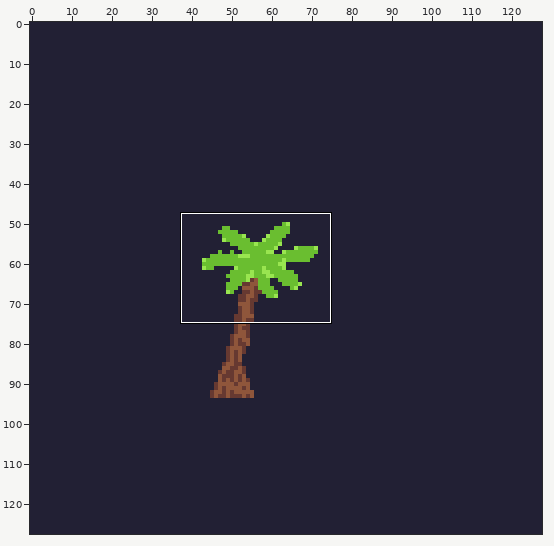
Pixel-art file: Palm_Tree.aseprite. The picture above shows the old version from afar; the outline marks the close-up.
Close-up. Earlier state:
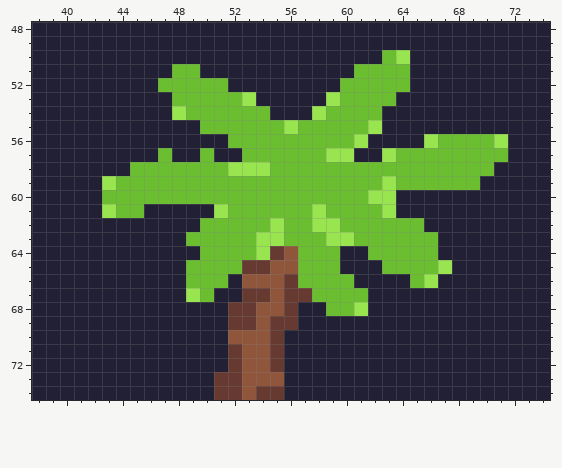
128x128 pixels, 1 frame. Shown: x 38..74, y 48..74.
After:
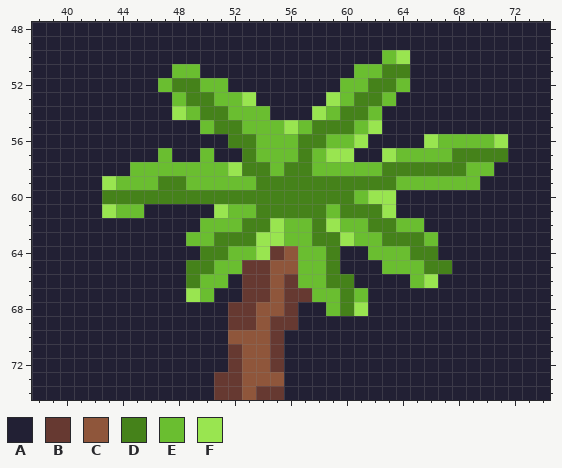
Palette (. is transparent): A #222034  B #663931  C #8f563b  D #45821a  E #6abe30  F #99e550
Changes in this commit:
--- layers "Layer 2", "Layer 1"
@@ x 38..74 @@
 50 AAAAAAAAAAAAAAAAAAAAAAAAAEFAAAAAAAAAA
-51 AAAAAAAAAAEEAAAAAAAAAAAEEEEAAAAAAAAAA
-52 AAAAAAAAAEEEEEAAAAAAAAEEEEEAAAAAAAAAA
-53 AAAAAAAAAAEEEEEFAAAAAFEEEEAAAAAAAAAAA
-54 AAAAAAAAAAFEEEEEEAAAFEEEEAAAAAAAAAAAA
-55 AAAAAAAAAAAAEEEEEEFEEEEEFAAAAAAAAAAAA
-56 AAAAAAAAAAAAAAEEEEEEEEEFAAAAFEEEEFAAA
-57 AAAAAAAAAEAAEAAEEEEEEFFAAFEEEEEEEEAAA
-58 AAAAAAAEEEEEEEFFFEEEEEEEEEEEEEEEEAAAA
-59 AAAAAFEEEEEEEEEEEEEEEEEEEFEEEEEEAAAAA
-60 AAAAAEEEEEEEEEEEEEEEEEEEFFAAAAAAAAAAA
-61 AAAAAFEEAAAAAFEEEEEEFEEEEFAAAAAAAAAAA
-62 AAAAAAAAAAAAEEEEEFEEFFEEEEEEAAAAAAAAA
-63 AAAAAAAAAAAEEEEEFFEEEFFEEEEEEAAAAAAAA
-64 AAAAAAAAAAAAEEEEFBCEEEAAEEEEEAAAAAAAA
-65 AAAAAAAAAAAEEEEBBCCEEEAAAEEEEFAAAAAAA
-66 AAAAAAAAAAAEEEACCCBEEEEAAAAEFAAAAAAAA
-67 AAAAAAAAAAAFEAABBCBBEEEEAAAAAAAAAAAAA
-68 AAAAAAAAAAAAAABBCCBAAEEFAAAAAAAAAAAAA
+51 AAAAAAAAAAEEAAAAAAAAAAAEEDDAAAAAAAAAA
+52 AAAAAAAAAEDDEEAAAAAAAAEEDDEAAAAAAAAAA
+53 AAAAAAAAAAEDDEEFAAAAAFEDDEAAAAAAAAAAA
+54 AAAAAAAAAAFEDDEEEAAAFEDDEAAAAAAAAAAAA
+55 AAAAAAAAAAAAEDDEEEFEDDDEFAAAAAAAAAAAA
+56 AAAAAAAAAAAAAADDEEEDDEEFAAAAFEEEEFAAA
+57 AAAAAAAAAEAAEAADEEEDEFFAAFEEEEDDDDAAA
+58 AAAAAAAEEEEEEEFDDEDDEEEEEDDDDDDEEAAAA
+59 AAAAAFEEEDDEEEEEDDDDDDDDDDEEEEEEAAAAA
+60 AAAAADDDDDDDDDDDDDDDDDDEFFAAAAAAAAAAA
+61 AAAAAFEEAAAAAFEEDDDDDEDDDFAAAAAAAAAAA
+62 AAAAAAAAAAAAEEEDDFEEDFEEDDEEAAAAAAAAA
+63 AAAAAAAAAAAEEDDDFFEEDDFEEDDDEAAAAAAAA
+64 AAAAAAAAAAAADDEEFBCEEDAAEEEDDAAAAAAAA
+65 AAAAAAAAAAADDEEBBCCEEDAAAEEEDDAAAAAAA
+66 AAAAAAAAAAADEEABBCBEEDDAAAAEFAAAAAAAA
+67 AAAAAAAAAAAFEAABBCBBEEDEAAAAAAAAAAAAA
+68 AAAAAAAAAAAAAABBCCBAAEDFAAAAAAAAAAAAA
 69 AAAAAAAAAAAAAABBCBBAAAAAAAAAAAAAAAAAA
Pixel boxes of the changes (left, top, right, bottom) in both close-ups:
changed: (102, 64, 508, 316)
